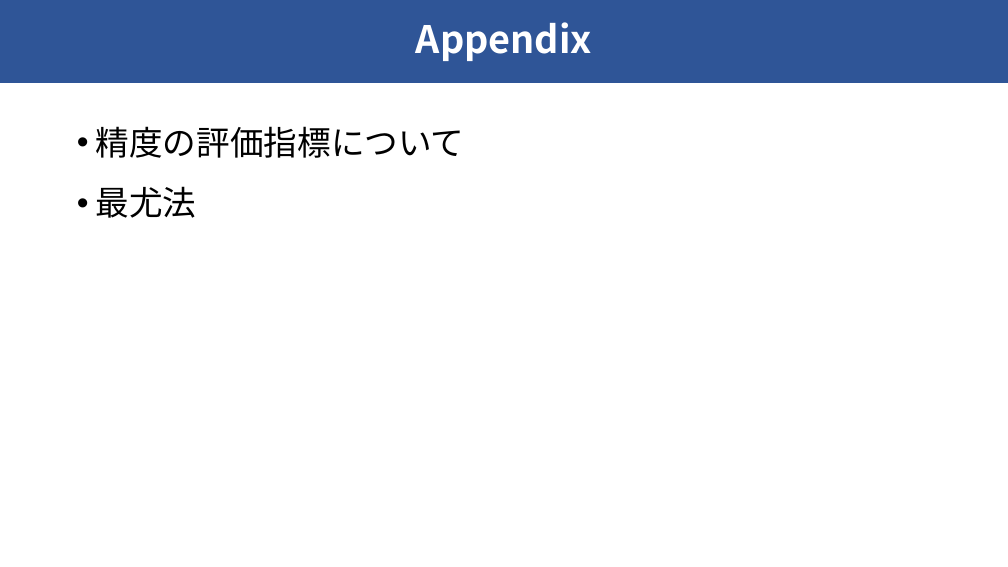
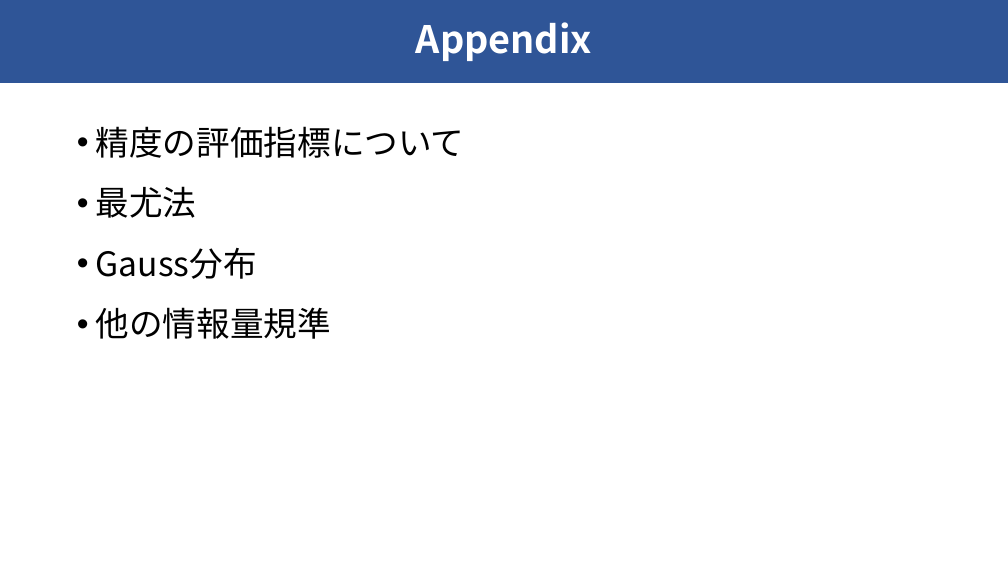
Before and after one commit to raryosu/graduation-research, a slide deck: slide 17 of docs/interim-presen/interim_hagihara.pptx. Drawn at 1008x567 pixels with LibreOffice and Linux fonts; fonts in the diff are those of the drawing. Boxes give left, top, right and bottom in pixels: in the first picture for what was removed or moved away, otherwise in the second. Text is boxed around its words. In the diff, an @@ line names an element or a change of style, - is before the commit and + after.

Commit message:
ふつうのGauss分布の式を追記

```diff
--- a/docs/interim-presen/interim_hagihara.pptx
+++ b/docs/interim-presen/interim_hagihara.pptx
@@ text at (96, 248, 331, 339): paragraphs added @@
+• Gauss分布
+• 他の情報量規準
```
Also in this commit, not shown: 1 other slide changed, 2 slides added.
